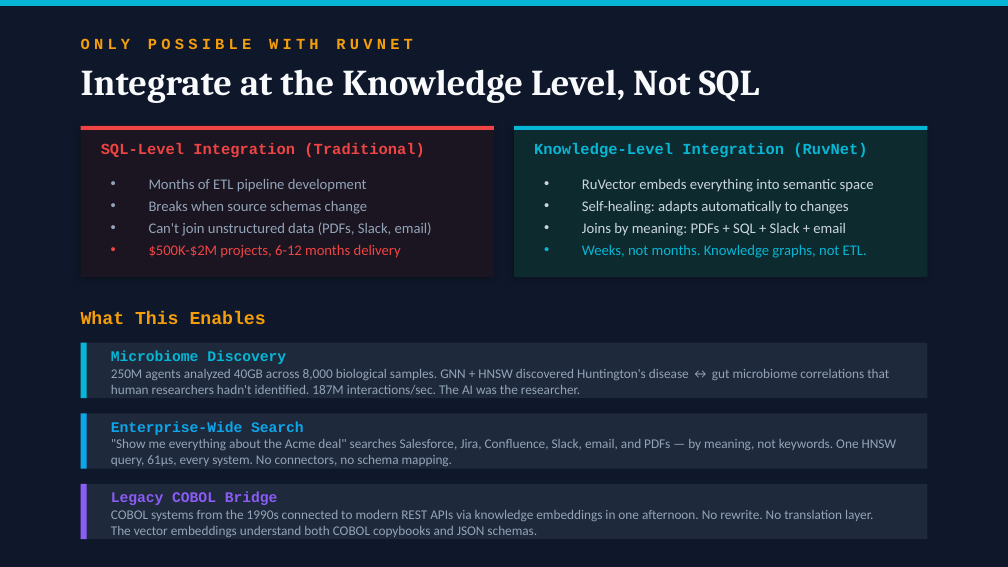
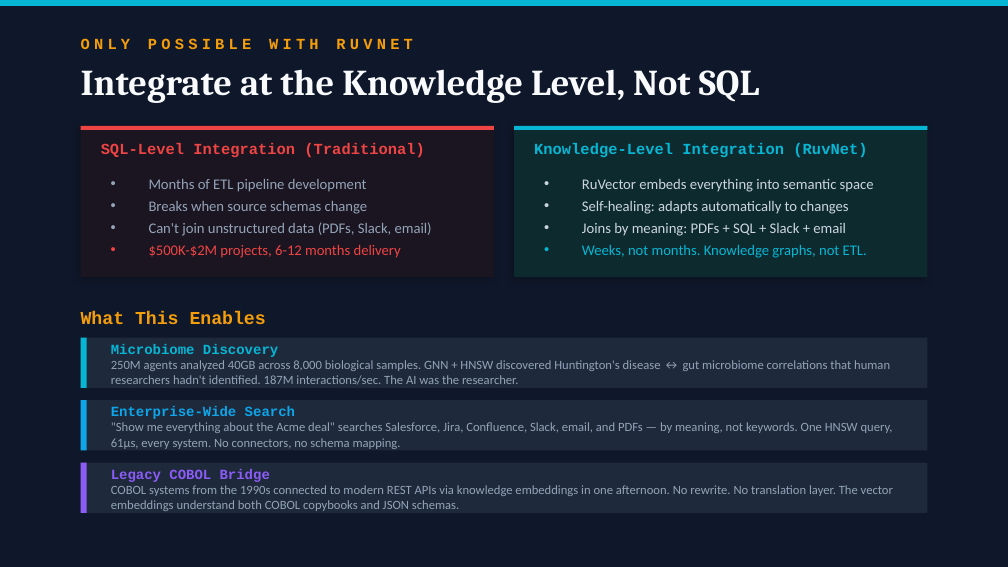
Before and after one commit to JLMA-Agentic-Ai/jlma-Ask-Ruvnet, a slide deck: slide 6 of docs/presentations/CTO-Deck-RuvNet-2026.pptx. Drawn at 1008x567 pixels with LibreOffice and Linux fonts; fonts in the diff are those of the drawing. Boxes give left, top, right and bottom in pixels: in the first picture for what was removed or moved away, otherwise in the second. Text is boxed around its words. In the diff, an @@ line names an element or a change of style, - is before the commit and + after.

```diff
--- a/docs/presentations/CTO-Deck-RuvNet-2026.pptx
+++ b/docs/presentations/CTO-Deck-RuvNet-2026.pptx
@@ rectangle: place and size @@
-rectangle at bbox=[81, 343, 927, 398]
+rectangle at bbox=[81, 338, 927, 388]
@@ rectangle: place and size @@
-rectangle at bbox=[81, 343, 87, 398]
+rectangle at bbox=[81, 338, 87, 388]
@@ text "250M agents analyzed 40GB across ...": place and size @@
-text "250M agents analyzed 40GB across ..." at bbox=[111, 369, 889, 395]
+text "250M agents analyzed 40GB across ..." at bbox=[111, 360, 890, 384]
@@ rectangle: place and size @@
-rectangle at bbox=[81, 413, 927, 469]
+rectangle at bbox=[81, 400, 927, 451]
@@ rectangle: place and size @@
-rectangle at bbox=[81, 413, 87, 469]
+rectangle at bbox=[81, 400, 87, 451]
@@ text "Enterprise-Wide Search": place and size @@
-text "Enterprise-Wide Search" at bbox=[111, 421, 304, 435]
+text "Enterprise-Wide Search" at bbox=[111, 406, 295, 419]
@@ text ""Show me everything about the ...": place and size @@
-text ""Show me everything about the ..." at bbox=[111, 439, 897, 466]
+text ""Show me everything about the ..." at bbox=[111, 422, 893, 449]
@@ rectangle: place and size @@
-rectangle at bbox=[81, 484, 927, 539]
+rectangle at bbox=[81, 463, 927, 513]
@@ rectangle: place and size @@
-rectangle at bbox=[81, 484, 87, 539]
+rectangle at bbox=[81, 463, 87, 513]
@@ size 10.5 to 10 pt in 3 elements at bbox=[111, 344, 278, 357], bbox=[111, 406, 295, 419], bbox=[111, 469, 270, 482] @@
@@ text "Legacy COBOL Bridge": place and size @@
-text "Legacy COBOL Bridge" at bbox=[111, 492, 278, 505]
+text "Legacy COBOL Bridge" at bbox=[111, 469, 270, 482]
@@ size 9.5 to 9 pt in 3 elements at bbox=[111, 360, 890, 384], bbox=[111, 422, 893, 449], bbox=[111, 485, 893, 511] @@
@@ text "COBOL systems from the 1990s ...": place and size @@
-text "COBOL systems from the 1990s ..." at bbox=[111, 510, 873, 537]
+text "COBOL systems from the 1990s ..." at bbox=[111, 485, 893, 511]
```
Also in this commit, not shown: 6 other slides changed, 2 slides added, 1 slide removed, 7 other files.
